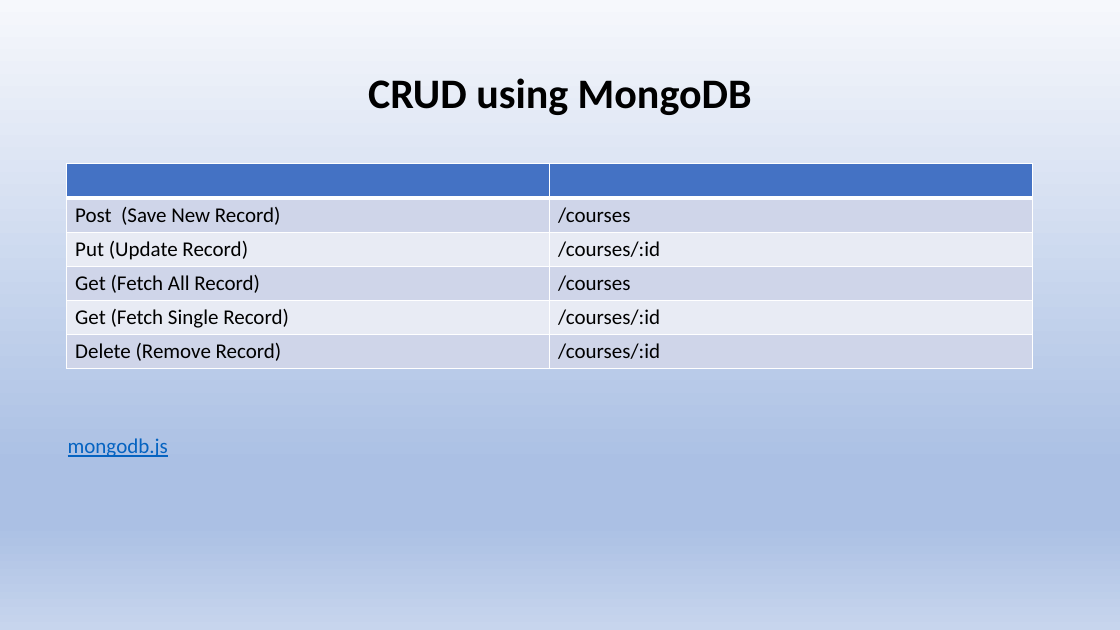
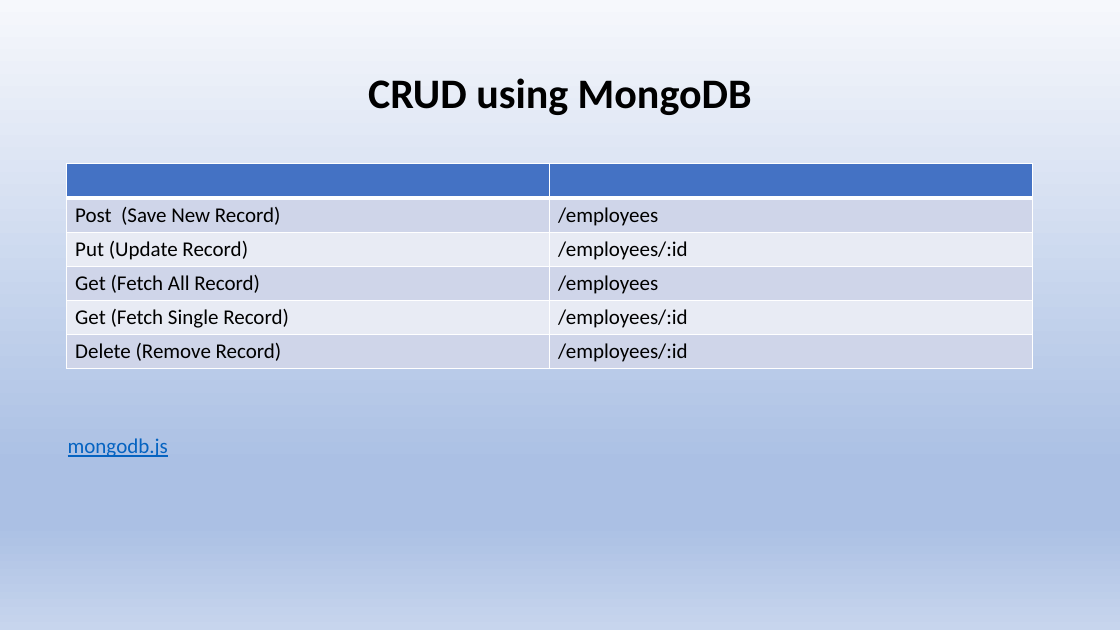
Before and after one commit to mahesh9696/meanstack, a slide deck: slide 84 of meanstack.pptx (slide 85 before the commit). Drawn at 1120x630 pixels with LibreOffice and Linux fonts; fonts in the diff are those of the drawing. Boxes give left, top, right and bottom in pixels: in the first picture for what was removed or moved away, otherwise in the second. Text is boxed around its words. In the diff, an @@ line names an element or a change of style, - is before the commit and + after.

Commit message:
changed ppt

```diff
--- a/meanstack.pptx
+++ b/meanstack.pptx
@@ table at (x1=67, y1=164, x2=1033, y2=368) @@
-row 2, column 2: /courses
+row 2, column 2: /employees
-row 3, column 2: /courses/:id
+row 3, column 2: /employees/:id
-row 4, column 2: /courses
+row 4, column 2: /employees
-row 5, column 2: /courses/:id
+row 5, column 2: /employees/:id
-row 6, column 2: /courses/:id
+row 6, column 2: /employees/:id
```
Also in this commit, not shown: 1 slide removed.
